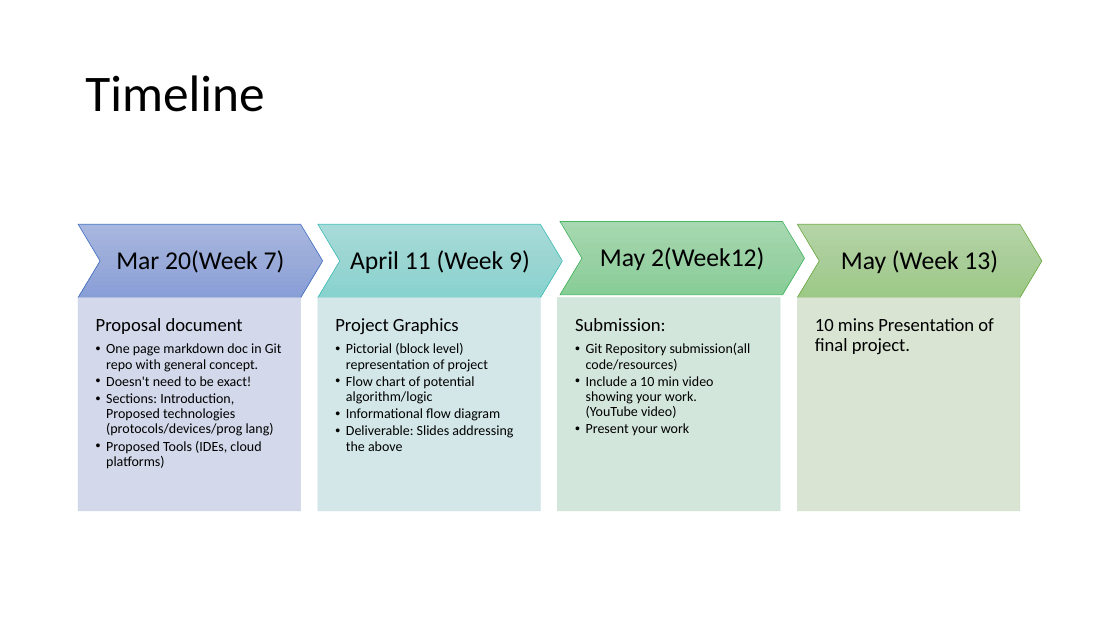
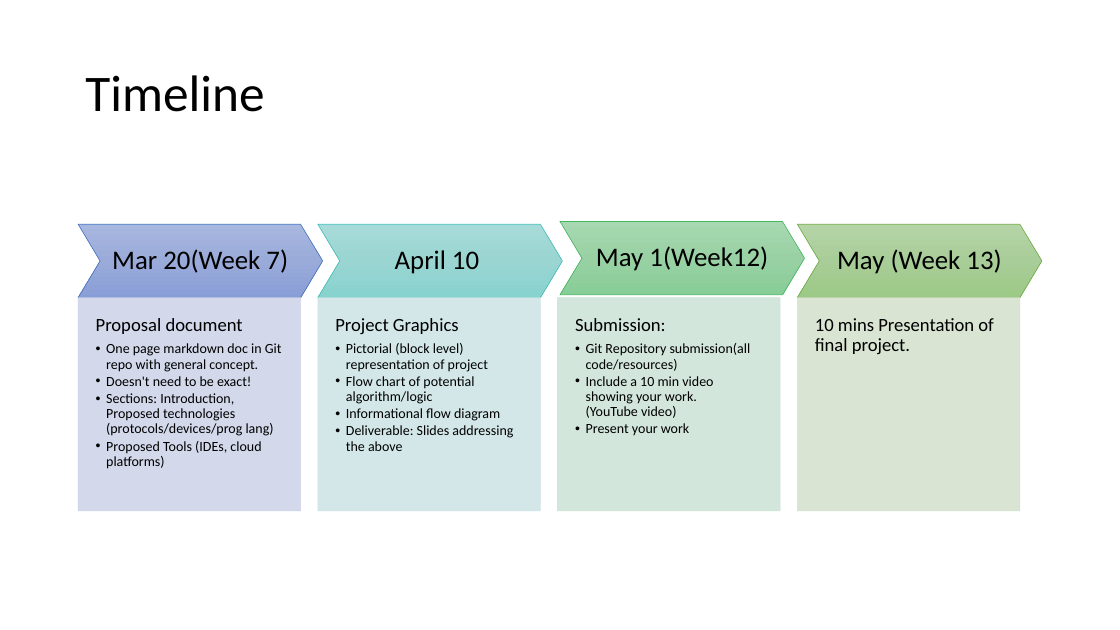
Before and after one commit to fxwalsh/IoT-Protocols-2026, a slide deck: slide 5 of topic-000-Assessments/talk-1/spec_1.pptx. Drawn at 1120x630 pixels with LibreOffice and Linux fonts; fonts in the diff are those of the drawing. Boxes give left, top, right and bottom in pixels: in the first picture for what was removed or moved away, otherwise in the second. Text is boxed around its words. In the diff, an @@ line names an element or a change of style, - is before the commit and + after.

```diff
--- a/topic-000-Assessments/talk-1/spec_1.pptx
+++ b/topic-000-Assessments/talk-1/spec_1.pptx
@@ text "Mar 20(Week 7)" at box(112, 249, 288, 273): size 22 to 23 pt @@
@@ text "May (Week 13)" at box(837, 249, 1001, 274): size 22 to 23 pt @@
@@ text at box(395, 250, 479, 274): text changed; size 22 to 23 pt @@
-April 11 (Week 9)
+April 10
@@ text at box(596, 246, 768, 271): text changed; size 22 to 23 pt @@
-May 2(Week12)
+May 1(Week12)
```
Also in this commit, not shown: 1 other slide changed, 1 slide added, 1 slide removed, 3 other files.
